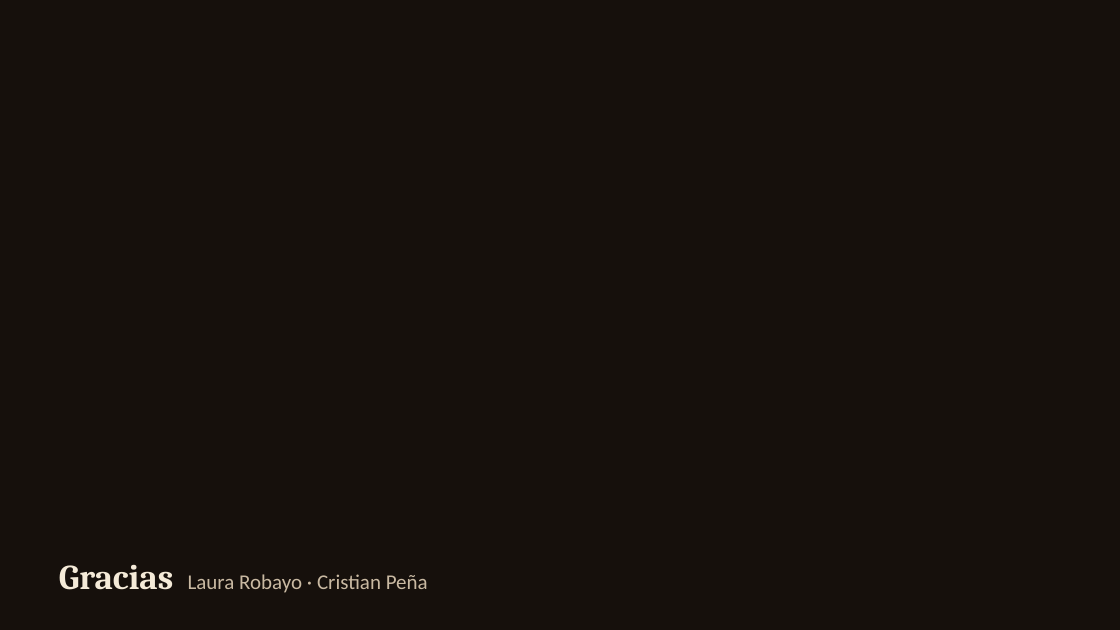
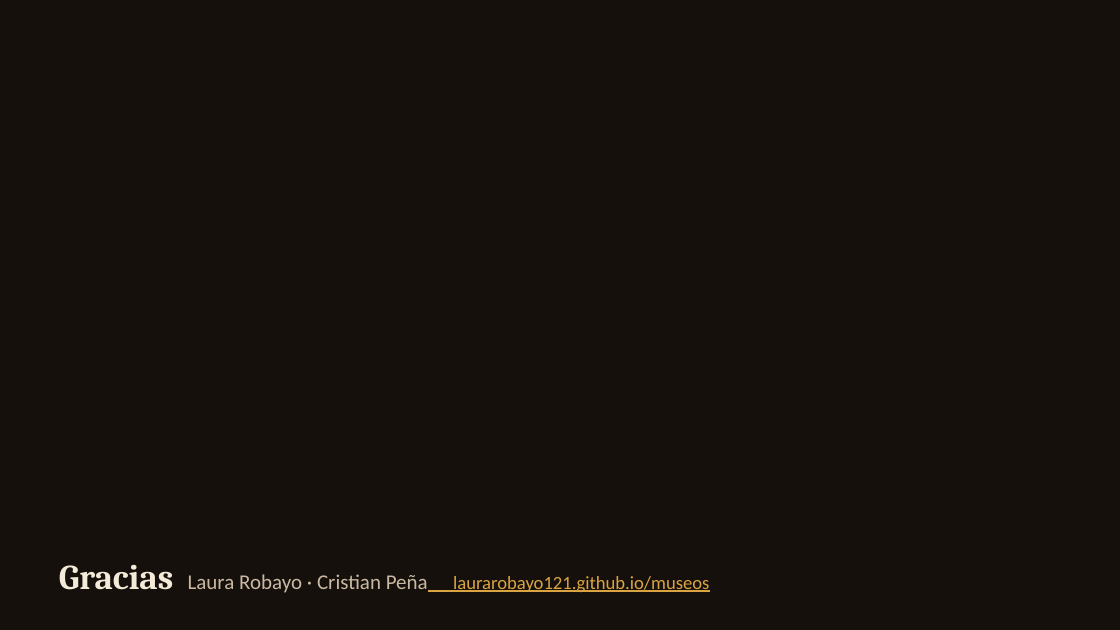
Before and after one commit to laurarobayo121/museos, a slide deck: slide 10 of Presentacion_Ecos_Navidenos.pptx (slide 9 before the commit). Drawn at 1120x630 pixels with LibreOffice and Linux fonts; fonts in the diff are those of the drawing; background and template pictures are left out. Boxes give left, top, right and bottom in pixels: in the first picture for what was removed or moved away, otherwise in the second. Text is boxed around its words. In the diff, an @@ line names an element or a change of style, - is before the commit and + after.

```diff
--- a/Presentacion_Ecos_Navidenos.pptx
+++ b/Presentacion_Ecos_Navidenos.pptx
@@ text at bbox=[59, 565, 709, 593]: text changed; size 18 to 16 pt; text colour #C9B9A2 to #D9A441 @@
-Gracias Laura Robayo · Cristian Peña
+Gracias Laura Robayo · Cristian Peña laurarobayo121.github.io/museos
```
Also in this commit, not shown: 2 other slides changed, 1 slide added.
